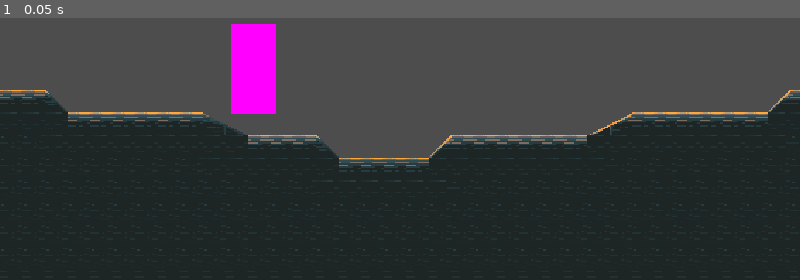
Above: before the commit, frame 1.
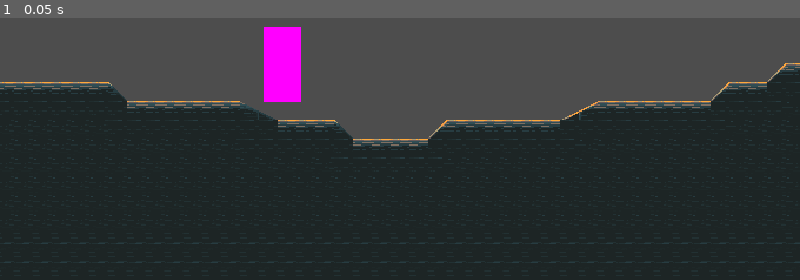
Above: after the commit, the same moment.

Repository: GradyTheDev/TowerOfEden
Game: Godot game, scene res://Game/Scenes/Floors/CityFloor.tscn
Two runs of this game, one before a commit and one after it. Both use one fixed random seed, a clock stepped at 60 frames per second and the inputs below.
Inputs:
- Up to frame 1 (0.05 s): no input

The runs differ from the first frame. In frame 1, 14% of the frame differs, in the area x 0-100%, y 2-94%.
Error after the commit: Invalid operands 'float' and 'Vector2' in operator '+'. (res://Game/Scripts/Player.gd:20)

Commit message:
Added double jump particle effect

Diff:
--- a/Game/Scenes/Floors/CityFloor.tscn
+++ b/Game/Scenes/Floors/CityFloor.tscn
@@ -86,7 +86,11 @@
 [sub_resource type="RectangleShape2D" id="RectangleShape2D_h0a26"]
 size = Vector2(2.875, 438.5)
 
+[sub_resource type="RectangleShape2D" id="RectangleShape2D_r0xp6"]
+size = Vector2(1698, 0.1625)
+
 [node name="Floor" type="Node2D"]
+editor_description = "0"
 script = ExtResource("1_0skf2")
 
 [node name="MapBody" type="StaticBody2D" parent="."]
@@ -101,26 +105,35 @@
 layer_0/tile_data = PackedInt32Array(1048590, 131072, 0, 1048591, 131072, 0, 1048592, 0, 0, 1048593, 0, 0, 1048594, 0,  …(13683 unchanged characters)…
 
 [node name="WorldborderLeft" type="CollisionShape2D" parent="MapBody"]
-position = Vector2(0, 230.75)
+position = Vector2(0, -400)
+scale = Vector2(1, 4)
 shape = SubResource("RectangleShape2D_h0a26")
 
 [node name="WorldborderRight" type="CollisionShape2D" parent="MapBody"]
-position = Vector2(1694.44, 208.5)
+position = Vector2(1694.44, -400)
+scale = Vector2(1, 4)
 shape = SubResource("RectangleShape2D_h0a26")
+
+[node name="WorldborderTop" type="CollisionShape2D" parent="MapBody"]
+position = Vector2(847, -1275.7)
+scale = Vector2(1, 16)
+shape = SubResource("RectangleShape2D_r0xp6")
 
 [node name="Player" parent="." instance=ExtResource("1_1jnwn")]
 position = Vector2(521, 420)
-move_speed = 400.0
-jump_height = 200.0
+move_speed_accel = 1.0
+move_speed_max = 400.0
+move_speed_decel = 2.0
+jump_height = 125.0
 jump_time_to_peak = 0.3
-jump_time_to_descent = 0.4
-jump_count = 1
+jump_time_to_descent = 0.25
+jump_count = 2
 
 [node name="Camera" type="Camera2D" parent="Player"]
-position = Vector2(206, -1)
-zoom = Vector2(1.5, 1.5)
+position = Vector2(199, 6)
+zoom = Vector2(1.25, 1.25)
 limit_left = 0
-limit_top = 0
+limit_top = -1275
 limit_right = 1700
 limit_bottom = 900
 limit_smoothed = true
--- a/Game/Scenes/Player.tscn
+++ b/Game/Scenes/Player.tscn
@@ -1,7 +1,8 @@
-[gd_scene load_steps=5 format=3 uid="uid://diux0cajthk3y"]
+[gd_scene load_steps=8 format=3 uid="uid://diux0cajthk3y"]
 
 [ext_resource type="Script" path="res://Game/Scripts/SoundManager.gd" id="1_1vrnp"]
-[ext_resource type="Script" path="res://Game/Scripts/PlayerController.gd" id="1_vxyj4"]
+[ext_resource type="Script" path="res://Game/Scripts/Player.gd" id="1_3tb64"]
+[ext_resource type="Texture2D" uid="uid://wjieucj1utfu" path="res://Game/Assets/Textures/Particles/jump_particles.png" id="2_6iq2r"]
 
 [sub_resource type="RectangleShape2D" id="RectangleShape2D_o2mgm"]
 size = Vector2(61, 127)
@@ -9,8 +10,31 @@
 [sub_resource type="PlaceholderTexture2D" id="PlaceholderTexture2D_m7r61"]
 size = Vector2(64, 128)
 
+[sub_resource type="CanvasItemMaterial" id="CanvasItemMaterial_pdssw"]
+particles_animation = true
+particles_anim_h_frames = 5
+particles_anim_v_frames = 2
+particles_anim_loop = false
+
+[sub_resource type="ParticleProcessMaterial" id="ParticleProcessMaterial_h7wq5"]
+lifetime_randomness = 0.2
+emission_shape = 3
+emission_box_extents = Vector3(128, 4, 0)
+particle_flag_disable_z = true
+direction = Vector3(0, 0, 0)
+spread = 90.0
+gravity = Vector3(0, 100, 0)
+orbit_velocity_min = 0.0
+orbit_velocity_max = 0.0
+turbulence_noise_speed = Vector3(0.5, 5, 0)
+anim_speed_min = 1.0
+anim_speed_max = 1.25
+collision_mode = 1
+collision_friction = 0.2
+collision_bounce = 0.1
+
 [node name="Player" type="CharacterBody2D"]
-script = ExtResource("1_vxyj4")
+script = ExtResource("1_3tb64")
 
 [node name="Hitbox" type="CollisionShape2D" parent="."]
 position = Vector2(-1.5, -0.5)
@@ -20,6 +44,23 @@
 position = Vector2(-1, 0)
 texture = SubResource("PlaceholderTexture2D_m7r61")
 
+[node name="JumpVFX" type="GPUParticles2D" parent="."]
+texture_filter = 1
+material = SubResource("CanvasItemMaterial_pdssw")
+position = Vector2(0, 57)
+emitting = false
+amount = 16
+process_material = SubResource("ParticleProcessMaterial_h7wq5")
+texture = ExtResource("2_6iq2r")
+lifetime = 2.0
+one_shot = true
+speed_scale = 8.0
+randomness = 0.2
+fixed_fps = 60
+collision_base_size = 2.0
+trail_enabled = true
+trail_lifetime = 0.2
+
 [node name="Sprite" type="AnimatedSprite2D" parent="."]
 visible = false
 
--- a/Game/Scripts/Player.gd
+++ b/Game/Scripts/Player.gd
@@ -1,6 +1,8 @@
 extends CharacterBody2D
 
-@export var move_speed = 200.0
+@export var move_speed_accel = 100.0
+@export var move_speed_max = 200.0
+@export var move_speed_decel = 50.0
 
 @export_range(0, 500) var jump_height: float
 @export_range(0, 5) var jump_time_to_peak: float
@@ -14,25 +16,29 @@
 var jumpAvailable: bool = true
 var jumpCounter: int = 0
 
-func _physics_process(delta):
+func _process(delta):
 	velocity.y += get_gravity() * delta
-	velocity.x = get_input_velocity() * move_speed
-
-	if jumpCounter >= jump_count: # Count jumps
-		jumpAvailable = false
+	velocity.x = get_input_velocity() * move_speed_max
 
 	if Input.is_action_just_pressed("jump") and jumpAvailable:
 		velocity.y = jump_velocity
+		if jumpCounter == jump_count - 1:
+			$JumpVFX.emitting = true
 		jumpCounter += 1
 	if Input.is_action_just_released("jump") and not is_on_floor() and velocity.y < 0:
+		$JumpVFX.emitting = false
 		velocity.y /= 2
-
-	if not jumpAvailable and is_on_floor(): # Reset jump
-		jumpAvailable = true
-		jumpCounter = 0
 
 
 	move_and_slide()
+
+func _physics_process(_delta):
+	if jumpCounter >= jump_count: # Disable jump if all jumps are depleted
+		jumpAvailable = false
+
+	if is_on_floor(): # Reset jump on floor hit
+		jumpAvailable = true
+		jumpCounter = 0
 
 func get_gravity():
 	return jump_gravity if velocity.y < 0.0 else fall_gravity
@@ -41,8 +47,8 @@
 	var horizontal := 0.0
 
 	if Input.is_action_pressed("move_left"):
-		horizontal -= 1.0
+		horizontal -= move_speed_accel
 	if Input.is_action_pressed("move_right"):
-		horizontal += 1.0
+		horizontal += move_speed_accel
 
 	return horizontal
--- a/Game/Scripts/PlayerController.gd
+++ b/Game/Scripts/PlayerController.gd
@@ -21,20 +21,67 @@
 @export_group("Combat")
 @export_range(1, 10) var BASE_HEALTH: int
 @export_range(1, 100) var BASE_DAMAGE: int
+@export_range(0, 5, 0.2) var BASE_ATK_COOLDOWN: float
 @export_range(1, 50) var BASE_DEFENSE: int
-@export_range(1, 50) var BASE_HIT_PROBABILITY: int
-@export_range(1, 100) var BASE_HIT_POWER: int
+@export_range(1, 100) var BASE_DEF_POWER: int
+@export_range(1, 100) var BASE_ATK_POWER: int
 
 @export_subgroup("Melee")
 @export_range(0, 200, 0.5) var MELEE_DAMAGE: float
-@export_range(0, 50) var MELEE_HIT_PROBABILITY: int
-@export_range(0, 100) var MELEE_HIT_POWER: int
+@export_range(0, 100) var MELEE_ATK_POWER: int
 
 @export_subgroup("Ranged")
 @export_range(0, 1000, 0.5) var RANGED_DAMAGE: float
-@export_range(0, 50) var RANGED_HIT_PROBABILITY: int
-@export_range(0, 100) var RANGED_HIT_POWER: int
+@export_range(0, 100) var RANGED_ATK_POWER: int
 
 @export_subgroup("Parry")
-@export_range(0, 100) var PARRY_DEF_PROBABILITY: int
 @export_range(0, 200) var PARRY_DEF_POWER: int
+@export_range(0, 100) var PARRY_REFLECTED_DMG_PERCENT: int
+
+enum MoveType {
+	IDLE, # Idle
+	ACCEL, # Accelerating
+	MAX, # Maximum speed reached
+	DECEL # Decelerating
+}
+
+enum Direction {
+	IDLE, # Idle
+	LEFT, # Moving left
+	RIGHT # Moving right
+}
+
+@onready var moveState := [MoveType.IDLE, Direction.IDLE]
+
+func _process(delta):
+	velocity.y += 5 if velocity.y < 0 else 10
+
+	if Input.is_action_pressed("move_left") or Input.is_action_pressed("move_right"):
+		performRunFrame(delta)
+	print(position)
+
+func performRunFrame(delta: float):
+	var isMoveActionPressed := Input.is_action_pressed("move_left") or Input.is_action_pressed("move_right")
+	var hasReachedMaxSpeed := velocity.x <= -RUN_MAX or velocity.x >= RUN_MAX
+
+	moveState[1] = Direction.LEFT if velocity.x < -1 else Direction.RIGHT if velocity.x > 1 else Direction.IDLE
+	moveState[0] = MoveType.IDLE if not isMoveActionPressed and moveState[1] == Direction.IDLE else moveState[0]
+	moveState[0] = MoveType.ACCEL if isMoveActionPressed and moveState[1] != Direction.IDLE and not hasReachedMaxSpeed else moveState[0]
+	moveState[0] = MoveType.MAX if isMoveActionPressed and moveState[1] != Direction.IDLE and hasReachedMaxSpeed else moveState[0]
+	moveState[0] = MoveType.DECEL if not isMoveActionPressed and moveState[1] != Direction.IDLE and not hasReachedMaxSpeed else moveState[0]
+
+	if moveState[1] == Direction.RIGHT:
+		match moveState[0]:
+			MoveType.IDLE: velocity.x = 0
+			MoveType.ACCEL: velocity.x += RUN_ACCEL * delta
+			MoveType.MAX: velocity.x = RUN_MAX
+			MoveType.DECEL: velocity.x -= RUN_DECEL * delta
+	elif moveState[1] == Direction.LEFT:
+		match moveState[0]:
+			MoveType.IDLE: velocity.x = 0
+			MoveType.ACCEL: velocity.x -= RUN_ACCEL * delta
+			MoveType.MAX: velocity.x = -RUN_MAX
+			MoveType.DECEL: velocity.x += RUN_DECEL * delta
+	else:
+		velocity.x = 0
+	move_and_slide()
Binary file added: Game/Assets/Textures/Particles/jump_particles.png
Not shown, added: Game/Assets/Textures/Particles/jump_particles.png.import
Not shown: 1 places in Game/Scenes/Floors/CityFloor.tscn that only renumber resources
